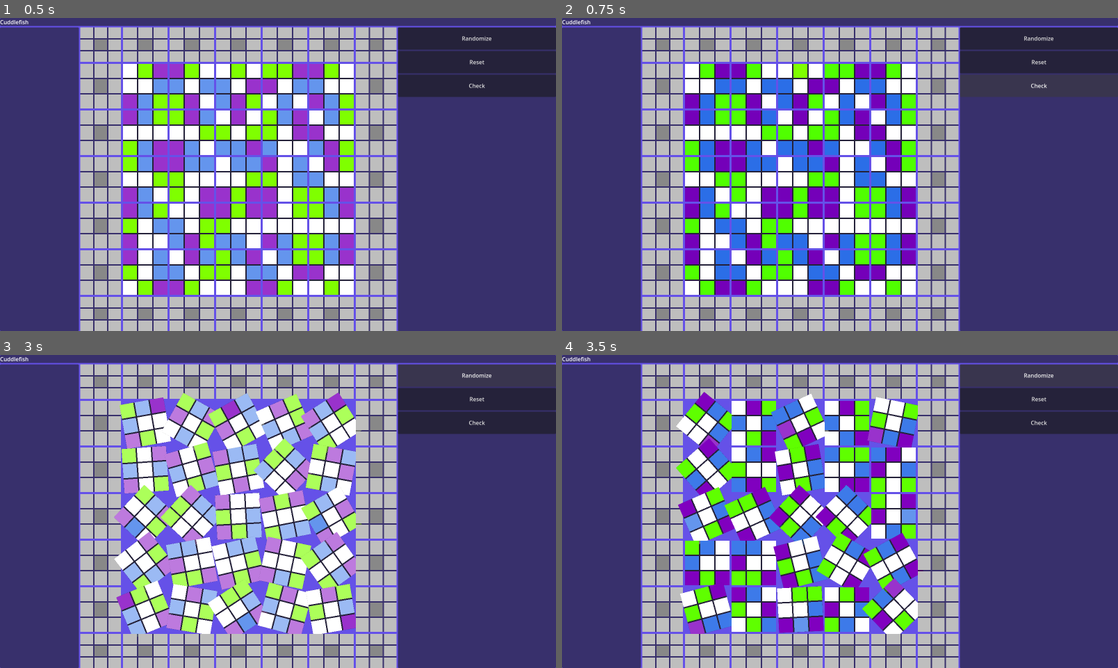
Above: before the commit, frames 1-4 (two rows, left to right).
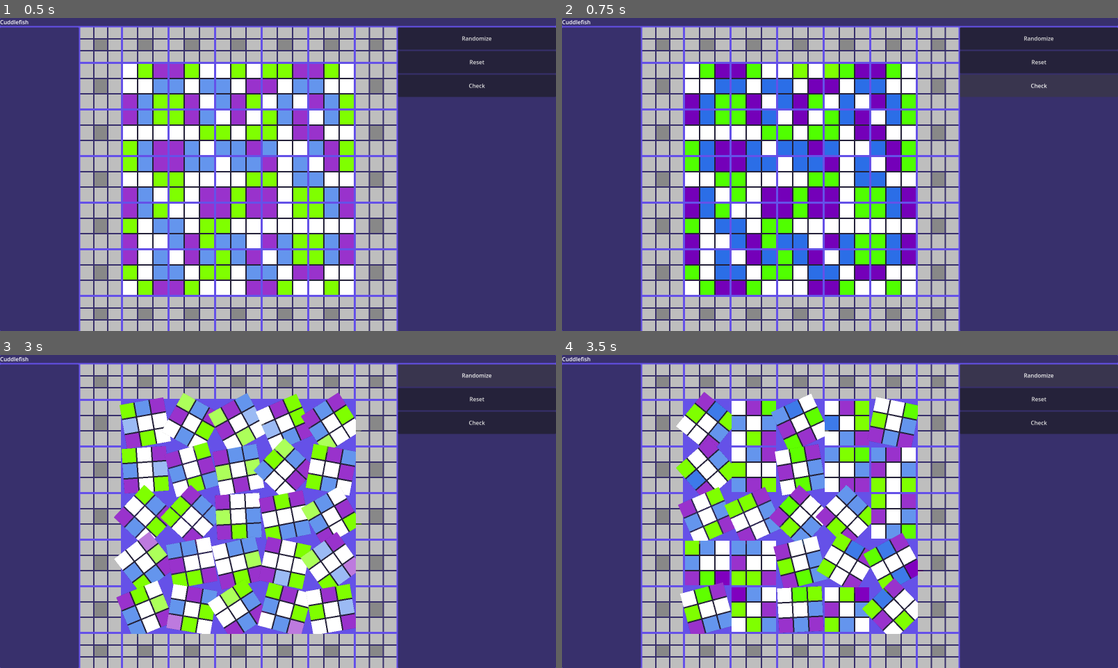
Above: after the commit, the same moments.

Repository: dtersegno/cuddlefish
Game: Godot game, scene res://CuddlefishGame.tscn
Same seed, same stepped clock (60 frames per second), same inputs: the game is played once before the commit and once after it.
Inputs (mouse positions are in pixels of both pictures, inside the frame that each line leads up to):
- Up to frame 1 (0.5 s): no input
- Up to frame 2 (0.75 s): click "Check" at 0.5 s
- Up to frame 3 (3 s): click (144, 423) at 1.27 s; click "Randomize" at 2 s; tap Enter (ui_accept) at 2.75, 2.85 s; hold Up (ui_up) from 2.78 s (still down)
- Up to frame 4 (3.5 s): keep holding Up (ui_up); tap Enter (ui_accept) at 3.02, 3.32 s

Frame 1 is identical in both runs. In frame 2, 0.1% of the frame differs, in the area x 47-50%, y 14-20%; in frame 3, 13%, in the area x 20-65%, y 12-91%; in frame 4, 12%.

Commit message:
wip lighting edge blocks with correct alignment of cuddlers

Diff:
--- a/cuddlefish-gd/grid.gd
+++ b/cuddlefish-gd/grid.gd
@@ -661,33 +661,45 @@
 func perform_cuddler_comparison() -> void:
 	var result = compare_all_cuddlers()
 	var all_cuddlers = get_tree().get_nodes_in_group('cuddlers')
+	print(result)
 	for comparison in result:
 		# for each comparison type,
 		# get [ [cuddlerA, cuddlerB], true/false ]
 		for single_comparison in result[comparison]:
 			#if the comparison is true (the colors are the
 			#same), flash those cuddlers' squares.
-			#if single_comparison[1]:
-			var cuddlerAindex = single_comparison[0][0]
-			var cuddlerBindex = single_comparison[0][1]
-			var cuddlerA = all_cuddlers[cuddlerAindex]
-			var cuddlerB = all_cuddlers[cuddlerBindex]
-			cuddlerA.disable_button()
-			cuddlerB.disable_button()
-			cuddlerA.flash_square(
-				comparisons[comparison][0]
-			)
-			cuddlerB.flash_square(
-				comparisons[comparison][1]
-			)
-			#print(
-				#'Cuddler '
-				#+ str(cuddlerAindex)
-				#+ ' '
-				#+ comparison
-				#+ ' Cuddler '
-				#+ str(cuddlerBindex)
-			#x)
+			if single_comparison[1]:
+				var cuddlerAindex = single_comparison[0][0]
+				var cuddlerBindex = single_comparison[0][1]
+				var cuddlerA = all_cuddlers[cuddlerAindex]
+				var cuddlerB = all_cuddlers[cuddlerBindex]
+				cuddlerA.disable_button()
+				cuddlerB.disable_button()
+				cuddlerA.flash_square(
+					comparisons[comparison][0]
+				)
+				cuddlerB.flash_square(
+					comparisons[comparison][1]
+				)
+
+				######## work on this part
+				#light up the appropriate edge blocks
+				if 'EE_' + comparison in edge_picker.keys() or 'EC_' + comparison in edge_picker.keys():
+					var these_blocks = edge_picker[comparison]
+					for square_group in these_blocks:
+						if cuddlerA in square_group[0] and cuddlerB in square_group[0]:
+							var edge_a_index = square_group[1][0]
+							var edge_b_index = square_group[1][1]
+							var squares_a = edge_painting[comparison][0]
+							var squares_b = edge_painting[comparison][1]
+							var edge_a = edge_blocks[edge_a_index]
+							var edge_b = edge_blocks[edge_b_index]
+							for square_a in squares_a:
+								var this_color = cuddlerA.edge_blocks[square_a].color
+								edge_a.tween_square_color(square_a, this_color)
+							for square_b in squares_b:
+								var this_color = cuddlerB.edge_blocks[square_b].color
+								edge_b.tween_square_color(square_b, this_color)
 
 # a single comparison between two cuddlers
 func cuddle_compare(cuddler1, cuddler2, comparison) -> bool:
@@ -753,5 +765,4 @@
 			)
 		result.merge({comparison:comparison_result})
 
-	print(result)
 	return result
